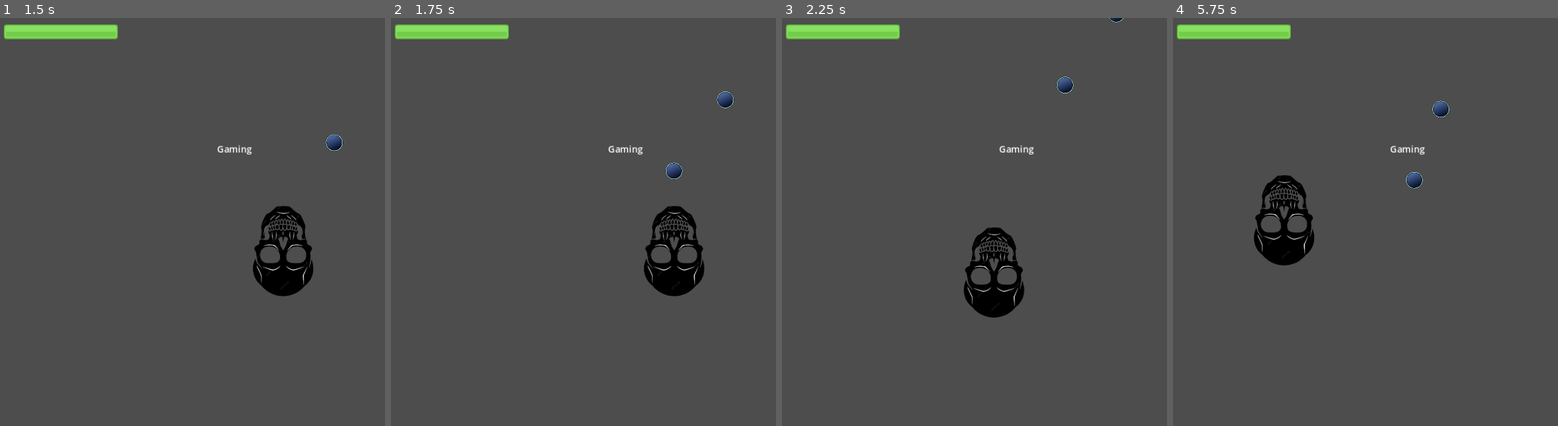
Above: before the commit, frames 1-4 (left to right).
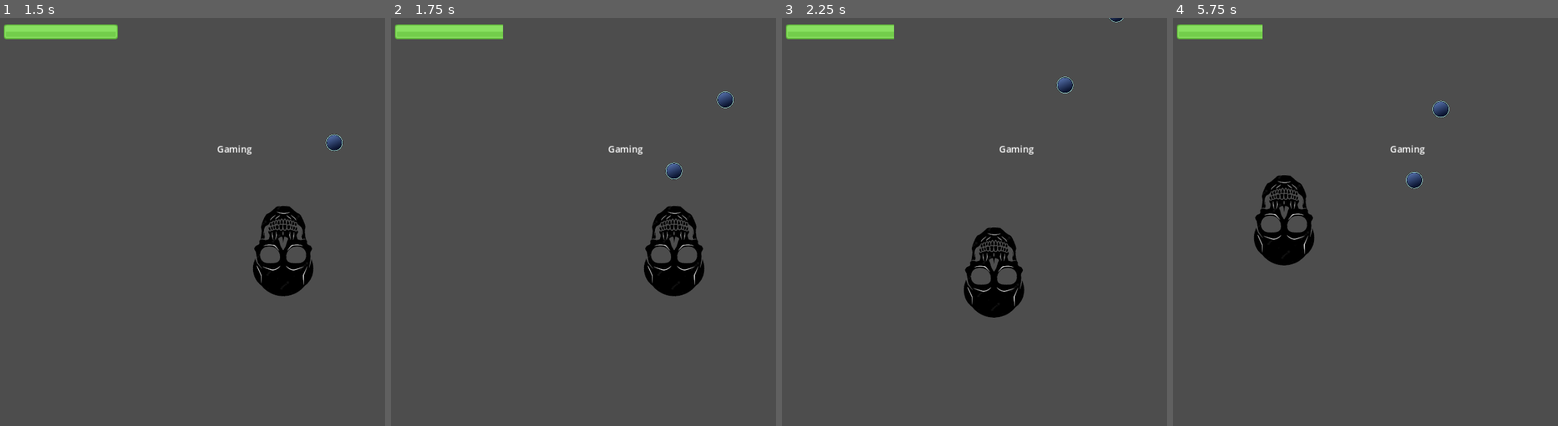
Above: after the commit, the same moments.

Repository: vaarnio/purgatory-gmtk2023
Game: Godot game, scene res://scenes/menu.tscn
Same seed, same stepped clock (60 frames per second), same inputs: the game is played once before the commit and once after it.
Inputs (mouse positions are in pixels of both pictures, inside the frame that each line leads up to):
- Up to frame 1 (1.5 s): click "Play" at 0.5 s; tap Enter (ui_accept) at 1.25 s; move the mouse to (284, 250) at 1.27 s
- Up to frame 2 (1.75 s): tap Enter (ui_accept) at 1.52 s
- Up to frame 3 (2.25 s): move the mouse to (897, 299) at 2.02 s
- Up to frame 4 (5.75 s): tap Enter (ui_accept) at 2.27, 3.77, 4.52, 5.27 s; move the mouse to (1411, 160) at 2.77 s; move the mouse to (1350, 377) at 3.52 s; move the mouse to (1488, 352) at 4.27 s; move the mouse to (1250, 197) at 5.02 s

Frame 1 is identical in both runs. In frame 2, less than 0.1% of the frame differs, in the area x 29-31%, y 1-6%; in frame 3, less than 0.1%; in frame 4, 0.3%, in the area x 23-31%, y 1-6%.

Commit message:
bullets heal the player

Diff:
--- a/scripts/Bullet.gd
+++ b/scripts/Bullet.gd
@@ -40,6 +40,7 @@
 func _on_body_entered(body):
 	if body.is_in_group("Player")and self.type == "NormalBullet":
 		get_parent().get_node(self.get_path()).queue_free()
+		PlayerVariables.heal_damage(5)
 		print("Bullet hit player")
 	if body.is_in_group("barrel"):
 		barrelArr = []
--- a/scripts/Healthbar.gd
+++ b/scripts/Healthbar.gd
@@ -5,19 +5,18 @@
 var bar_yellow = preload("res://assets/barHorizontal_yellow.png")
 
 @onready
-var player_vars = get_node("/root/PlayerVariables")
-@onready
 var healthbar = $HealthBar
 
 # Called when the node enters the scene tree for the first time.
 func _ready():
-	healthbar.max_value = player_vars.max_health
-	healthbar.value = player_vars.health
+	healthbar.max_value = PlayerVariables.max_health
+	healthbar.value = PlayerVariables.health
 	pass # Replace with function body.
 
 # Called every frame. 'delta' is the elapsed time since the previous frame.
 func _process(delta):
+	update_healthbar()
 	pass
 
-func update_healthbar(value):
-	healthbar.value = player_vars.health
+func update_healthbar():
+	healthbar.value = PlayerVariables.health
--- a/scripts/Player.gd
+++ b/scripts/Player.gd
@@ -13,6 +13,7 @@
 var attacked = false
 
 func _ready():
+	PlayerVariables.position = position
 	timer.connect("timeout", on_Timer_timeout)
 	timer.set_one_shot(false)
 	timer.start()
@@ -46,5 +47,5 @@
 	PlayerVariables.position = position
 
 func on_Timer_timeout():
-	#PlayerVariables.take_damage(5)
+	PlayerVariables.take_damage(5)
 	healthbar.value = PlayerVariables.health
--- a/scripts/autoload/player_variables.gd
+++ b/scripts/autoload/player_variables.gd
@@ -3,8 +3,6 @@
 var max_health = 100
 var health = 100
 var position
-@onready
-var gc = get_node("/root/GameController")
 
 # Called when the node enters the scene tree for the first time.
 func _ready():
@@ -19,12 +17,15 @@
 	if self.health - value <= 0:
 		print("gameover")
 		set_health(0)
-		gc.gameover()
+		GameController.gameover()
 	else:
 		set_health(self.health - value)
 
 func heal_damage(value):
-	set_health(self.health + value)
+	if self.health + value > 100:
+		set_health(100)
+	else:
+		set_health(self.health + value)
 
 func set_health(value):
 	self.health = value
